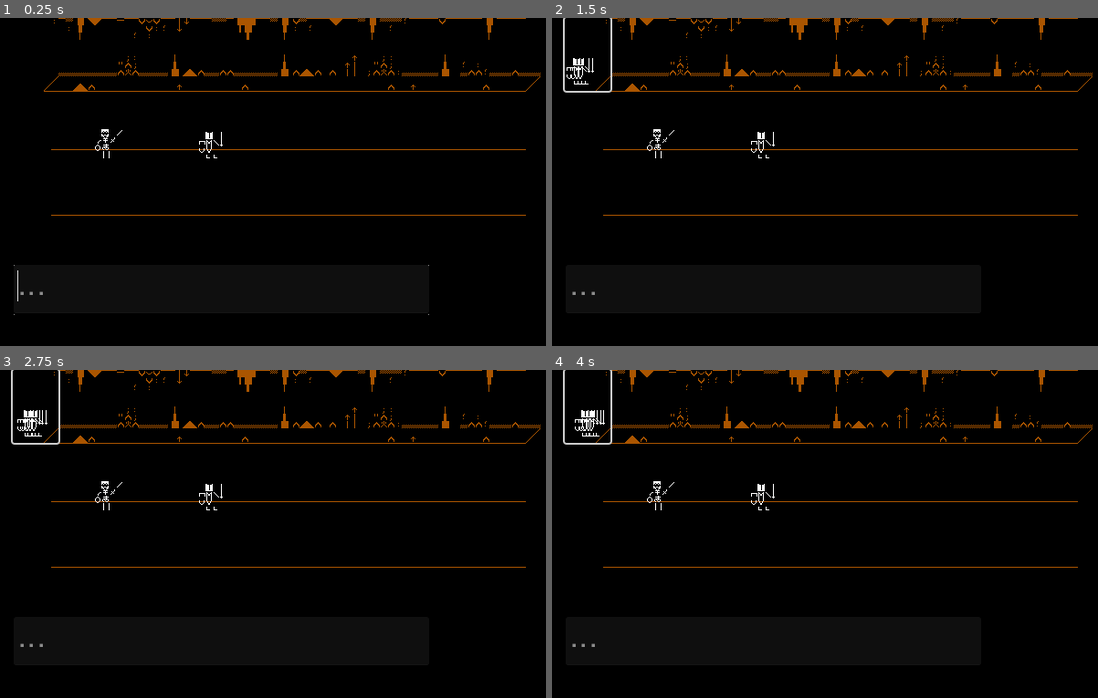
Above: before the commit, frames 1-4 (two rows, left to right).
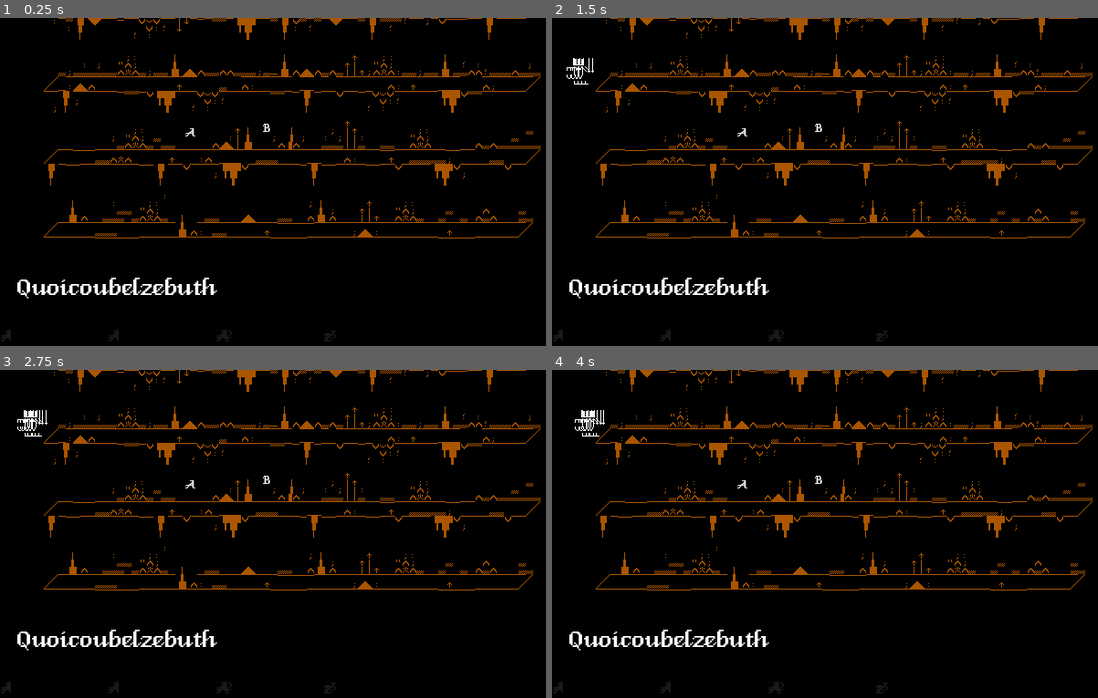
Above: after the commit, the same moments.

Repository: Caberu/AlphabelzebuthLeVrai
Game: Godot game, scene res://Scenes/main.tscn
The game is run twice, just before and just after one commit, with the same random seed, the same clock (stepped at 60 frames per second) and the same inputs.
Inputs (mouse positions are in pixels of both pictures, inside the frame that each line leads up to):
- Up to frame 1 (0.25 s): no input
- Up to frame 2 (1.5 s): click (590, 54) at 0.52 s; click (590, 54) at 1.27 s
- Up to frame 3 (2.75 s): click (38, 406) at 2.02 s
- Up to frame 4 (4 s): no input

The runs differ from the first frame. In frame 1, 4.5% of the frame differs, in the area x 0-99%, y 0-99%; in frame 2, 4.7%; in frame 3, 4.7%; in frame 4, 4.7%.

Commit message:
AAAh

Diff:
--- /dev/null
+++ b/Scenes/Alphabet.gd
@@ -0,0 +1,22 @@
+class_name Alphabet extends Node2D
+
+var letters_stock := {
+	"A":2,
+	"z":3
+}
+var current_word := ""
+
+signal on_update_letter_stock
+
+func add_letter(letter : String, n := 1):
+	letters_stock[letter] = get_letter_count(letter)+n
+	on_update_letter_stock.emit()
+
+func remove_letter(letter : String, n := 1):
+	letters_stock[letter] = max(0,get_letter_count(letter)-n)
+	on_update_letter_stock.emit()
+
+func get_letter_count(letter : String) -> int:
+	if (letters_stock.has(letter)):
+		return letters_stock[letter]
+	return 0
--- /dev/null
+++ b/Scenes/IncantationDisplay.gd
@@ -0,0 +1,8 @@
+extends Label
+
+@onready var text_edit : TextEdit = $"../TextEdit"
+
+
+
+func _on_text_edit_text_changed():
+	text = text_edit.text
--- a/Scenes/IncantationTextEdit.gd
+++ b/Scenes/IncantationTextEdit.gd
@@ -4,3 +4,11 @@
 # Called when the node enters the scene tree for the first time.
 func _ready():
 	grab_focus()
+
+
+
+
+func _on_text_changed():
+	text = text.replace("\n","")
+	text = text.replace(" ","")
+	set_caret_column(text.length())
--- /dev/null
+++ b/Scenes/Letter.gd
@@ -0,0 +1,9 @@
+extends Node2D
+
+@export var letter : String
+
+
+func _on_button_button_down():
+	var alphabet : Alphabet = get_tree().get_first_node_in_group("Alphabet")
+	alphabet.add_letter(letter)
+	queue_free()
--- /dev/null
+++ b/Scenes/LetterLabel.gd
@@ -0,0 +1,4 @@
+extends Label
+
+func _process(delta):
+	text = $"..".letter
--- /dev/null
+++ b/Scenes/LetterStockContainer.gd
@@ -0,0 +1,24 @@
+extends HBoxContainer
+
+@export var alphabet : Alphabet
+@export var letterUI_scene : PackedScene
+var letters = []
+
+func _ready():
+	alphabet.on_update_letter_stock.connect(on_update_letter_stock)
+	on_update_letter_stock()
+
+func on_update_letter_stock():
+	var letter_already_spawned = []
+
+	for l : LetterUI in letters:
+		letter_already_spawned.append(l.letter)
+		if (l.n != alphabet.get_letter_count(l.letter)):
+			l.set_n(alphabet.get_letter_count(l.letter))
+
+	for l in alphabet.letters_stock.keys():
+		if (!letter_already_spawned.has(l)):
+			var instance = letterUI_scene.instantiate()
+			instance.initialize(l, alphabet.get_letter_count(l))
+			add_child(instance)
+			letters.append(instance)
--- /dev/null
+++ b/Scenes/letter.tscn
@@ -0,0 +1,24 @@
+[gd_scene load_steps=4 format=3 uid="uid://mvakgyrkyibs"]
+
+[ext_resource type="Script" path="res://Scenes/Letter.gd" id="1_ukme5"]
+[ext_resource type="Theme" uid="uid://ctmvwfiyofnqq" path="res://DemonicThemeMain.tres" id="2_oa511"]
+[ext_resource type="Script" path="res://Scenes/LetterLabel.gd" id="3_i6438"]
+
+[node name="Letter" type="Node2D"]
+position = Vector2(14, 60)
+script = ExtResource("1_ukme5")
+
+[node name="Button" type="Button" parent="."]
+offset_top = -60.0
+offset_right = 50.0
+offset_bottom = 20.0
+focus_mode = 0
+flat = true
+
+[node name="LetterLabel" type="Label" parent="."]
+offset_right = 40.0
+offset_bottom = 23.0
+theme = ExtResource("2_oa511")
+script = ExtResource("3_i6438")
+
+[connection signal="button_down" from="Button" to="." method="_on_button_button_down"]
--- /dev/null
+++ b/Scenes/letterUI.gd
@@ -0,0 +1,17 @@
+class_name LetterUI extends Label
+
+var letter : String
+var n : int
+
+func initialize(_letter : String, _n : int):
+	letter = _letter
+	set_n(_n)
+
+func set_n(_n : int):
+	n = _n
+	if (n <= 0):
+		text = ""
+		$Color.text = ""
+	else:
+		text = letter+str(n)
+		$Color.text = letter+"[color=#777777]"+str(n)
--- /dev/null
+++ b/Scenes/letterUI.tscn
@@ -0,0 +1,25 @@
+[gd_scene load_steps=3 format=3 uid="uid://b0pt6m6wg6k36"]
+
+[ext_resource type="Theme" uid="uid://ctmvwfiyofnqq" path="res://DemonicThemeMain.tres" id="1_t7q5h"]
+[ext_resource type="Script" path="res://Scenes/letterUI.gd" id="2_7qrty"]
+
+[node name="LetterUI" type="Label"]
+modulate = Color(0.109804, 0.109804, 0.109804, 1)
+size_flags_horizontal = 2
+size_flags_vertical = 3
+theme = ExtResource("1_t7q5h")
+text = "A"
+script = ExtResource("2_7qrty")
+
+[node name="Color" type="RichTextLabel" parent="."]
+layout_mode = 1
+anchors_preset = 15
+anchor_right = 1.0
+anchor_bottom = 1.0
+grow_horizontal = 2
+grow_vertical = 2
+theme = ExtResource("1_t7q5h")
+theme_override_font_sizes/normal_font_size = 20
+bbcode_enabled = true
+text = "A"
+scroll_active = false
--- a/Scenes/main.tscn
+++ b/Scenes/main.tscn
@@ -1,12 +1,15 @@
-[gd_scene load_steps=8 format=3 uid="uid://oin0x3b3cdf2"]
+[gd_scene load_steps=11 format=3 uid="uid://oin0x3b3cdf2"]
 
 [ext_resource type="Script" path="res://Scenes/IncantationTextEdit.gd" id="1_igarf"]
 [ext_resource type="Texture2D" uid="uid://cr4bb3wh6cfjd" path="res://WhiteSquare.png" id="1_m3me3"]
 [ext_resource type="Theme" uid="uid://ctmvwfiyofnqq" path="res://DemonicThemeMain.tres" id="1_ulj3d"]
 [ext_resource type="Texture2D" uid="uid://cay3rdbl7j86m" path="res://Sprites/background_cave.png" id="2_5jes4"]
 [ext_resource type="PackedScene" uid="uid://g533147ngkau" path="res://Scenes/line.tscn" id="3_avtcv"]
-[ext_resource type="Texture2D" uid="uid://eg3ym6wuv8sl" path="res://sprite_alphabelzebuth.png" id="3_tmxkr"]
-[ext_resource type="Texture2D" uid="uid://eykk6j57ug47" path="res://new4skeleton.png" id="4_05ydq"]
+[ext_resource type="Script" path="res://Scenes/IncantationDisplay.gd" id="6_htmfq"]
+[ext_resource type="Script" path="res://Scenes/LetterStockContainer.gd" id="7_dv6vc"]
+[ext_resource type="Script" path="res://Scenes/Alphabet.gd" id="7_od6r7"]
+[ext_resource type="PackedScene" uid="uid://b0pt6m6wg6k36" path="res://Scenes/letterUI.tscn" id="8_o77af"]
+[ext_resource type="PackedScene" uid="uid://mvakgyrkyibs" path="res://Scenes/letter.tscn" id="10_4klt4"]
 
 [node name="Main" type="Node2D"]
 texture_filter = 1
@@ -30,11 +33,11 @@
 metadata/_edit_group_ = true
 
 [node name="Line2" parent="Game" instance=ExtResource("3_avtcv")]
-position = Vector2(0, 80)
+position = Vector2(0, 65)
 metadata/_edit_group_ = true
 
 [node name="Line3" parent="Game" instance=ExtResource("3_avtcv")]
-position = Vector2(0, 160)
+position = Vector2(0, 135)
 metadata/_edit_group_ = true
 
 [node name="UI" type="Control" parent="."]
@@ -46,6 +49,7 @@
 offset_bottom = 647.0
 
 [node name="TextEdit" type="TextEdit" parent="UI"]
+modulate = Color(1, 1, 1, 0)
 layout_mode = 1
 anchors_preset = -1
 anchor_left = 0.5
@@ -55,6 +59,7 @@
 offset_right = -89.0
 offset_bottom = -321.0
 theme = ExtResource("1_ulj3d")
+theme_override_colors/font_color = Color(0, 0, 0, 1)
 theme_override_font_sizes/font_size = 33
 placeholder_text = "..."
 context_menu_enabled = false
@@ -67,22 +72,50 @@
 caret_multiple = false
 script = ExtResource("1_igarf")
 
-[node name="Label" type="Label" parent="UI/TextEdit"]
+[node name="IncantationDisplay" type="Label" parent="UI"]
 layout_mode = 0
-offset_right = 473.0
-offset_bottom = 58.0
+offset_left = -540.0
+offset_top = -370.0
+offset_right = -67.0
+offset_bottom = -312.0
 theme = ExtResource("1_ulj3d")
 theme_override_font_sizes/font_size = 33
+text = "Quoicoubelzebuth"
+max_lines_visible = 1
+script = ExtResource("6_htmfq")
 
-[node name="Test" type="Node2D" parent="."]
+[node name="LetterStockContainer" type="HBoxContainer" parent="UI" node_paths=PackedStringArray("alphabet")]
+layout_mode = 0
+offset_left = -558.0
+offset_top = -308.0
+offset_right = -90.0
+offset_bottom = -289.0
+script = ExtResource("7_dv6vc")
+alphabet = NodePath("../../Alphabet")
+letterUI_scene = ExtResource("8_o77af")
 
-[node name="New4Skeleton" type="Sprite2D" parent="Test"]
-position = Vector2(119, 138)
-texture = ExtResource("4_05ydq")
+[node name="LetterUI" parent="UI/LetterStockContainer" instance=ExtResource("8_o77af")]
+layout_mode = 2
+scroll_active = false
+shortcut_keys_enabled = false
 
-[node name="SpriteAlphabelzebuth" type="Sprite2D" parent="Test"]
-position = Vector2(237, 137)
-texture = ExtResource("3_tmxkr")
+[node name="LetterUI2" parent="UI/LetterStockContainer" instance=ExtResource("8_o77af")]
+layout_mode = 2
+scroll_active = false
+
+[node name="Alphabet" type="Node2D" parent="." groups=["Alphabet"]]
+script = ExtResource("7_od6r7")
+
+[node name="Letter" parent="." instance=ExtResource("10_4klt4")]
+position = Vector2(203, 117)
+letter = "A"
+
+[node name="Letter2" parent="." instance=ExtResource("10_4klt4")]
+position = Vector2(288, 112)
+letter = "B"
+
+[connection signal="text_changed" from="UI/TextEdit" to="UI/TextEdit" method="_on_text_changed"]
+[connection signal="text_changed" from="UI/TextEdit" to="UI/IncantationDisplay" method="_on_text_edit_text_changed"]
 
 [editable path="Game/Line"]
 [editable path="Game/Line/Portal"]
--- a/Scenes/portal.tscn
+++ b/Scenes/portal.tscn
@@ -11,6 +11,7 @@
 offset_top = -60.0
 offset_right = 50.0
 offset_bottom = 20.0
+focus_mode = 0
 flat = true
 
 [connection signal="button_down" from="Button" to="." method="_on_click"]
Binary file changed: Sprites/background_cave.png
